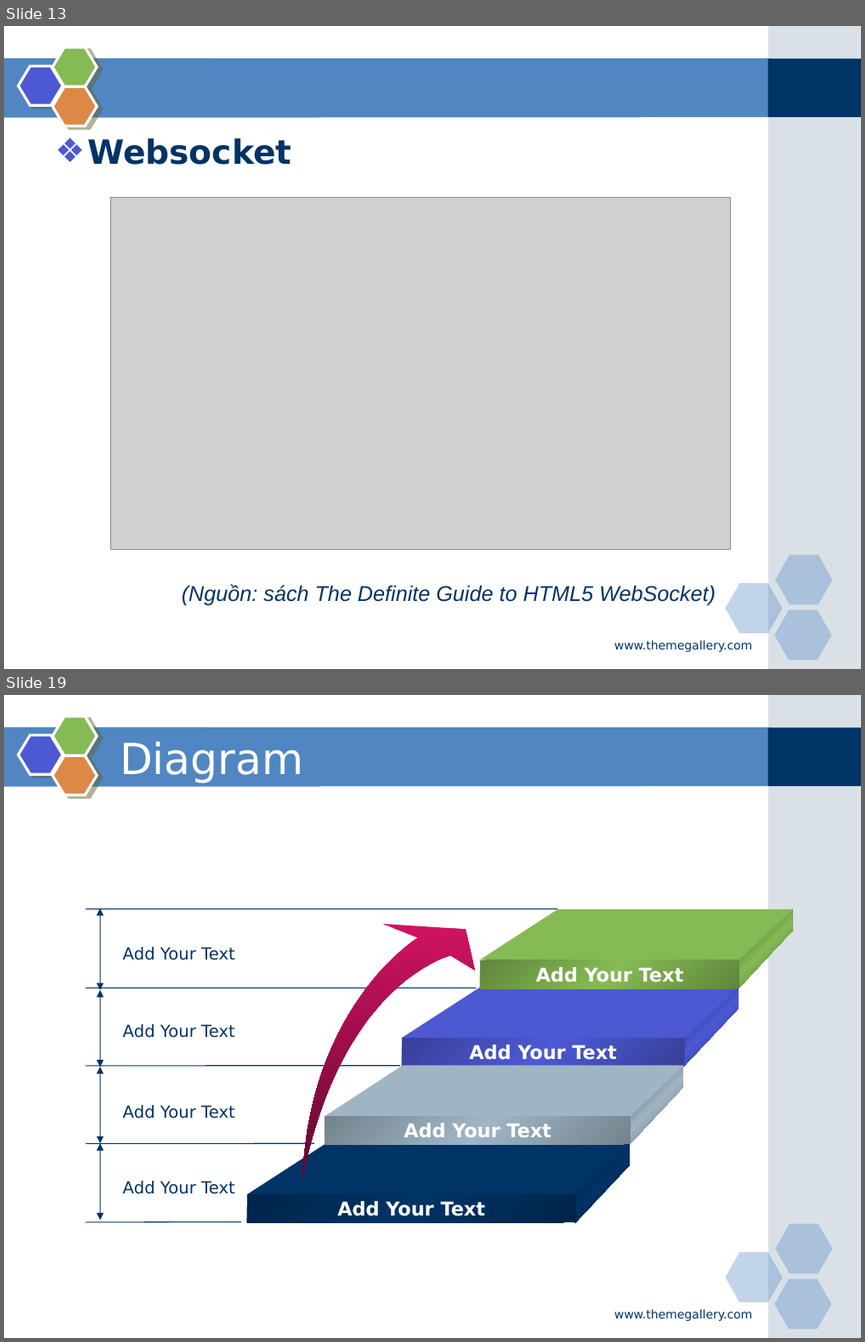
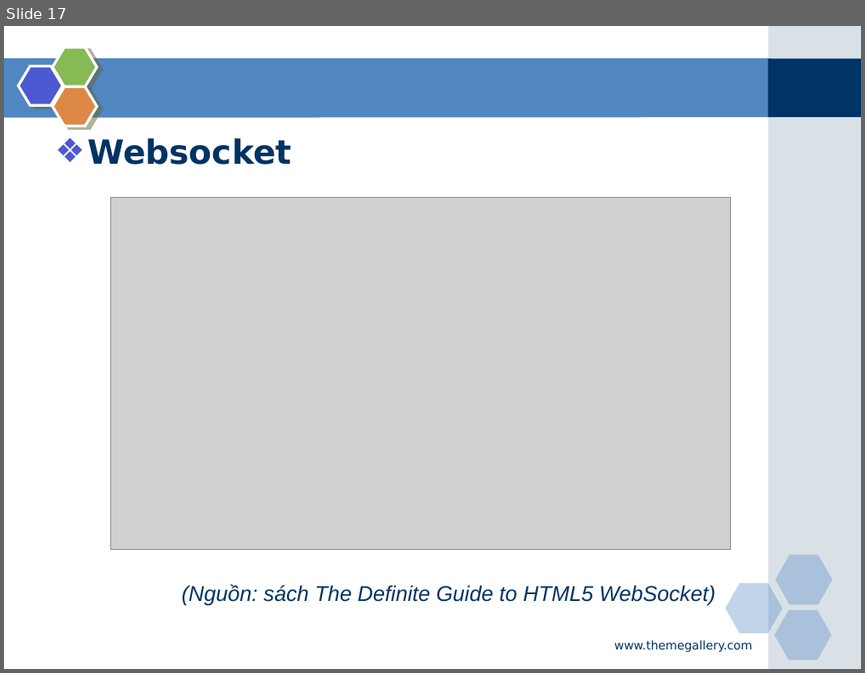
Before and after one commit to phamduong/graduation-project-agile-tool, a slide deck: Báo cáo/Slide bao cao.pptx. Shown one above the other, each under a label of ours: slides 13 and 19 before the commit, slide 17 after it; the slides between them are not shown. The pictures are 865x1342 and 865x673 pixels, drawn with LibreOffice and Linux fonts; fonts in the diff are those of the drawing; grey boxes stand for pictures. Boxes give left, top, right and bottom in pixels: in the first picture for what was removed or moved away, otherwise in the second. Text is boxed around its words. In the diff, an @@ line names an element or a change of style, - is before the commit and + after.

```diff
--- a/Báo cáo/Slide bao cao.pptx
+++ b/Báo cáo/Slide bao cao.pptx
@@ slide 19 removed at <box>4,695,861,1338</box>, background #FFFFFF; not listed: 9 template elements that a slide beside it also shows @@
@@ title removed at <box>120,741,303,783</box> @@
-Diagram
@@ line removed from (557, 909) to (86, 909) @@
@@ double arrow removed from (100, 908) to (100, 990) @@
@@ text removed at <box>123,947,235,960</box> @@
-Add Your Text
@@ line removed from (476, 988) to (86, 988) @@
@@ double arrow removed from (100, 990) to (100, 1066) @@
@@ text removed at <box>123,1024,235,1038</box> @@
-Add Your Text
@@ line removed from (400, 1065) to (86, 1065) @@
@@ double arrow removed from (100, 1066) to (100, 1143) @@
@@ text removed at <box>123,1105,235,1118</box> @@
-Add Your Text
@@ line removed from (314, 1143) to (86, 1143) @@
@@ double arrow removed from (100, 1143) to (100, 1219) @@
@@ text removed at <box>123,1180,235,1194</box> @@
-Add Your Text
@@ group removed at <box>246,909,793,1223</box>: 9 freeform shapes, 4 rectangles @@
-Add Your Text
-Add Your Text
-Add Your Text
-Add Your Text
@@ line removed from (241, 1222) to (86, 1222) @@
@@ text removed at <box>614,1309,752,1321</box> @@
-www.themegallery.com
@@ what was slide 13 is now slide 17 @@
```
Also in this commit, not shown: 4 slides changed, 9 slides added, 17 other slides removed, 13 other files.
